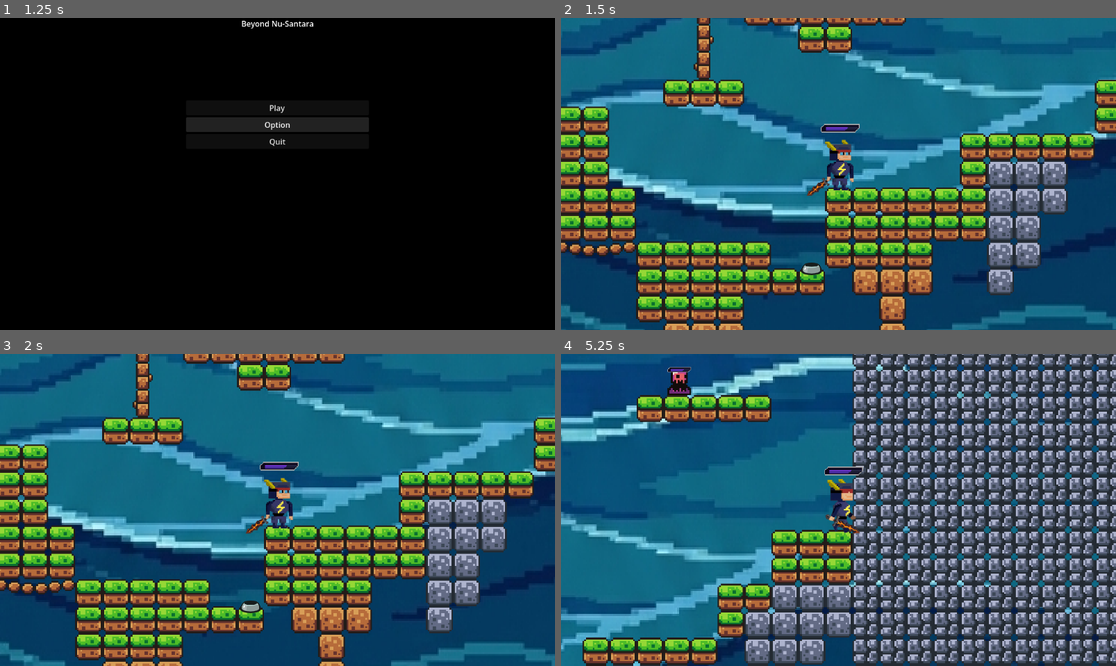
Above: before the commit, frames 1-4 (two rows, left to right).
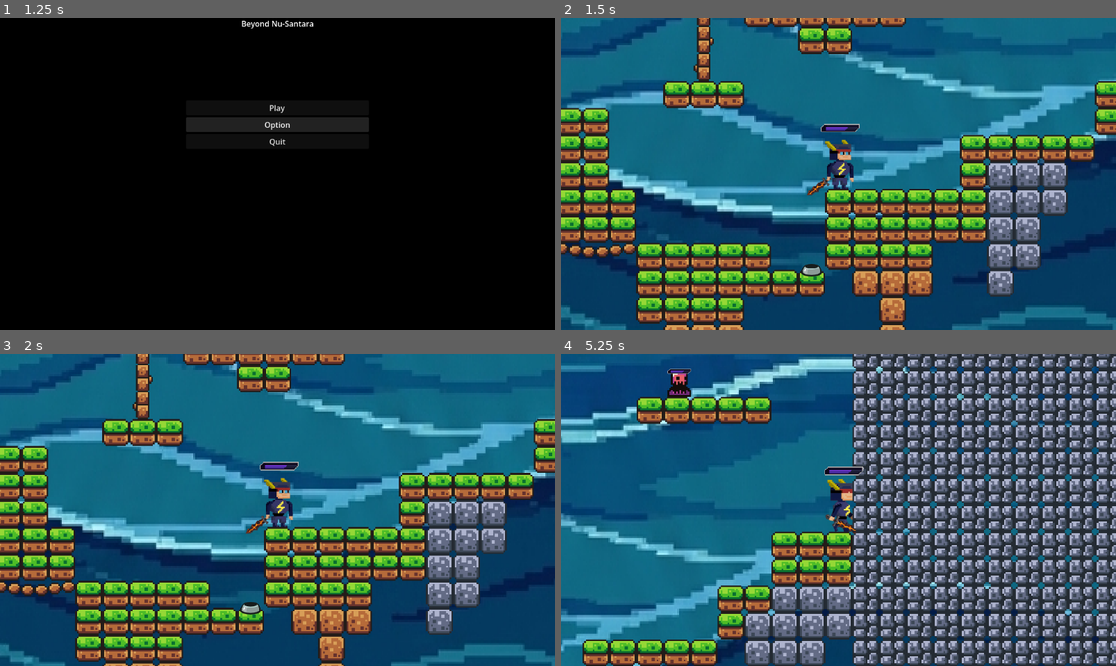
Above: after the commit, the same moments.

Repository: Xist7/Beyond-Nu-Santara
Game: Godot game, scene res://scene/Main menu.tscn
The game is run twice, just before and just after one commit, with the same random seed, the same clock (stepped at 60 frames per second) and the same inputs.
Inputs (mouse positions are in pixels of both pictures, inside the frame that each line leads up to):
- Up to frame 1 (1.25 s): click "Option" at 0.5 s
- Up to frame 2 (1.5 s): click "Play" at 1.25 s
- Up to frame 3 (2 s): no input
- Up to frame 4 (5.25 s): move the mouse to (960, 494) at 2.02 s; hold D (move_right) 2.03-3.53 s; tap W (jump) at 2.1, 2.27, 2.57, 3.02, 3.05, 3.32, 3.6, 4.52, 4.55, 4.82, 5.1 s; move the mouse to (727, 525) at 2.77 s; click (727, 525) at 2.85 s; move the mouse to (894, 441) at 3.52 s; hold A (move_left) 3.53-4.28 s; move the mouse to (810, 572) at 4.27 s; hold D (move_right) from 4.28 s (still down); click (810, 572) at 4.35 s; move the mouse to (1005, 556) at 5.02 s

Frame 1 is identical in both runs. In frame 2, 18% of the frame differs, in the area x 0-100%, y 0-100%; in frame 3, 21%; in frame 4, 30%.

Commit message:
Menambahkan death menu

Diff:
--- a/scene/game.tscn
+++ b/scene/game.tscn
@@ -170,20 +170,66 @@
 [node name="Game" type="Node2D" unique_id=34785512]
 script = ExtResource("1_xlg7c")
 
-[node name="Level1" type="Node2D" parent="." unique_id=109693100]
-
-[node name="Level2" type="Node2D" parent="." unique_id=784069174]
-
-[node name="Player" parent="Level2" unique_id=78743217 instance=ExtResource("1_5kiuu")]
+[node name="Player" parent="." unique_id=78743217 instance=ExtResource("1_5kiuu")]
 position = Vector2(298, 144)
 
-[node name="Camera2D" type="Camera2D" parent="Level2/Player" unique_id=2082477473]
+[node name="Camera2D" type="Camera2D" parent="Player" unique_id=2082477473]
 zoom = Vector2(3.5, 3.5)
 process_callback = 0
 position_smoothing_enabled = true
 position_smoothing_speed = 11.35
 editor_draw_limits = true
 
+[node name="Level1" type="Node2D" parent="." unique_id=109693100]
+
+[node name="Level2" type="Node2D" parent="." unique_id=784069174]
+
+[node name="ParallaxBackground" type="ParallaxBackground" parent="Level2" unique_id=1855063763]
+
+[node name="ParallaxLayer" type="ParallaxLayer" parent="Level2/ParallaxBackground" unique_id=240415858]
+motion_scale = Vector2(0.76, 0.76)
+motion_offset = Vector2(0.17, 0)
+
+[node name="Sprite2D" type="Sprite2D" parent="Level2/ParallaxBackground/ParallaxLayer" unique_id=1642704461]
+position = Vector2(295.00003, -494.00003)
+scale = Vector2(0.88833344, 1.235465)
+texture = ExtResource("9_17rxn")
+
+[node name="ParallaxLayer2" type="ParallaxLayer" parent="Level2/ParallaxBackground" unique_id=1573582435]
+motion_scale = Vector2(0.425, 0.425)
+motion_offset = Vector2(0.17, 0)
+
+[node name="Sprite2D" type="Sprite2D" parent="Level2/ParallaxBackground/ParallaxLayer2" unique_id=1161545749]
+position = Vector2(266, -426)
+scale = Vector2(0.88833344, 0.88833344)
+texture = ExtResource("10_sng2h")
+
+[node name="ParallaxLayer3" type="ParallaxLayer" parent="Level2/ParallaxBackground" unique_id=1567777480]
+motion_scale = Vector2(0.52, 0.52)
+motion_offset = Vector2(0.17, 0)
+
+[node name="Sprite2D" type="Sprite2D" parent="Level2/ParallaxBackground/ParallaxLayer3" unique_id=1746081028]
+position = Vector2(274, -524.00006)
+scale = Vector2(0.99663585, 1.8316511)
+texture = ExtResource("11_5g16k")
+
+[node name="ParallaxLayer4" type="ParallaxLayer" parent="Level2/ParallaxBackground" unique_id=529352466]
+motion_scale = Vector2(0.89, 0.89)
+motion_offset = Vector2(0.17, 0)
+
+[node name="Sprite2D" type="Sprite2D" parent="Level2/ParallaxBackground/ParallaxLayer4" unique_id=258637442]
+position = Vector2(272, -243.00002)
+scale = Vector2(1.1170063, 1.1170062)
+texture = ExtResource("12_81276")
+
+[node name="ParallaxLayer5" type="ParallaxLayer" parent="Level2/ParallaxBackground" unique_id=1134674172]
+motion_scale = Vector2(0.36, 0.36)
+motion_offset = Vector2(0.17, 0)
+
+[node name="Sprite2D" type="Sprite2D" parent="Level2/ParallaxBackground/ParallaxLayer5" unique_id=681478093]
+position = Vector2(266.50003, -161.99994)
+scale = Vector2(0.88833344, 0.88833344)
+
 [node name="TileLayer" type="TileMapLayer" parent="Level2" unique_id=1966963126]
 use_parent_material = true
 position = Vector2(2, 64)
@@ -320,48 +366,47 @@
 stream = ExtResource("7_qpk70")
 autoplay = true
 
-[node name="ParallaxBackground" type="ParallaxBackground" parent="." unique_id=1855063763]
-
-[node name="ParallaxLayer" type="ParallaxLayer" parent="ParallaxBackground" unique_id=240415858]
-motion_scale = Vector2(0.76, 0.76)
-motion_offset = Vector2(0.17, 0)
-
-[node name="Sprite2D" type="Sprite2D" parent="ParallaxBackground/ParallaxLayer" unique_id=1642704461]
-position = Vector2(295.00003, -494.00003)
-scale = Vector2(0.88833344, 1.235465)
-texture = ExtResource("9_17rxn")
-
-[node name="ParallaxLayer2" type="ParallaxLayer" parent="ParallaxBackground" unique_id=1573582435]
-motion_scale = Vector2(0.425, 0.425)
-motion_offset = Vector2(0.17, 0)
-
-[node name="Sprite2D" type="Sprite2D" parent="ParallaxBackground/ParallaxLayer2" unique_id=1161545749]
-position = Vector2(266, -426)
-scale = Vector2(0.88833344, 0.88833344)
-texture = ExtResource("10_sng2h")
-
-[node name="ParallaxLayer3" type="ParallaxLayer" parent="ParallaxBackground" unique_id=1567777480]
-motion_scale = Vector2(0.52, 0.52)
-motion_offset = Vector2(0.17, 0)
-
-[node name="Sprite2D" type="Sprite2D" parent="ParallaxBackground/ParallaxLayer3" unique_id=1746081028]
-position = Vector2(274, -524.00006)
-scale = Vector2(0.99663585, 1.8316511)
-texture = ExtResource("11_5g16k")
-
-[node name="ParallaxLayer4" type="ParallaxLayer" parent="ParallaxBackground" unique_id=529352466]
-motion_scale = Vector2(0.89, 0.89)
-motion_offset = Vector2(0.17, 0)
-
-[node name="Sprite2D" type="Sprite2D" parent="ParallaxBackground/ParallaxLayer4" unique_id=258637442]
-position = Vector2(272, -243.00002)
-scale = Vector2(1.1170063, 1.1170062)
-texture = ExtResource("12_81276")
-
-[node name="ParallaxLayer5" type="ParallaxLayer" parent="ParallaxBackground" unique_id=1134674172]
-motion_scale = Vector2(0.36, 0.36)
-motion_offset = Vector2(0.17, 0)
-
-[node name="Sprite2D" type="Sprite2D" parent="ParallaxBackground/ParallaxLayer5" unique_id=681478093]
-position = Vector2(266.50003, -161.99994)
-scale = Vector2(0.88833344, 0.88833344)
+[node name="DeathMenu" type="CanvasLayer" parent="." unique_id=416095937]
+
+[node name="Menu" type="Control" parent="DeathMenu" unique_id=676761277]
+visible = false
+layout_mode = 3
+anchors_preset = 15
+anchor_right = 1.0
+anchor_bottom = 1.0
+offset_left = 1.0
+offset_top = 1.0
+offset_right = 1.0
+offset_bottom = 1.0
+grow_horizontal = 2
+grow_vertical = 2
+
+[node name="VBoxContainer" type="VBoxContainer" parent="DeathMenu/Menu" unique_id=1570498091]
+layout_mode = 1
+anchors_preset = 8
+anchor_left = 0.5
+anchor_top = 0.5
+anchor_right = 0.5
+anchor_bottom = 0.5
+offset_left = -250.0
+offset_top = -46.5
+offset_right = 250.0
+offset_bottom = 46.5
+grow_horizontal = 2
+grow_vertical = 2
+
+[node name="Label" type="Label" parent="DeathMenu/Menu/VBoxContainer" unique_id=192698699]
+layout_mode = 2
+text = "You Died"
+horizontal_alignment = 1
+
+[node name="Button" type="Button" parent="DeathMenu/Menu/VBoxContainer" unique_id=242347713]
+layout_mode = 2
+text = "Respawn"
+
+[node name="Button2" type="Button" parent="DeathMenu/Menu/VBoxContainer" unique_id=1116868458]
+layout_mode = 2
+text = "Main Menu"
+
+[connection signal="pressed" from="DeathMenu/Menu/VBoxContainer/Button" to="." method="_on_button_pressed"]
+[connection signal="pressed" from="DeathMenu/Menu/VBoxContainer/Button2" to="." method="_on_button_2_pressed"]
--- a/scene/player.tscn
+++ b/scene/player.tscn
@@ -1,7 +1,6 @@
 [gd_scene format=3 uid="uid://bsgcv45hutcv6"]
 
 [ext_resource type="Script" uid="uid://bf0xgrkav6wy8" path="res://script/player.gd" id="1_hjaqi"]
-[ext_resource type="Texture2D" uid="uid://racm8m112sco" path="res://asset/sprites/knight.png" id="1_xo3ru"]
 [ext_resource type="Texture2D" uid="uid://dalmeabxx16f1" path="res://asset/sprites/Navara Ucup-idle.png" id="2_oh5ij"]
 [ext_resource type="Texture2D" uid="uid://by75jyjgkw4kd" path="res://asset/sprites/antihero-healthbar_Background.png" id="3_ct4mp"]
 [ext_resource type="Texture2D" uid="uid://b4xd5flpwdy5v" path="res://asset/sprites/Navara Ucup-walk.png" id="4_hp4bs"]
@@ -26,34 +25,6 @@
 [sub_resource type="AtlasTexture" id="AtlasTexture_dk1vr"]
 atlas = ExtResource("2_oh5ij")
 region = Rect2(256, 512, 256, 256)
-
-[sub_resource type="AtlasTexture" id="AtlasTexture_kk4ol"]
-atlas = ExtResource("1_xo3ru")
-region = Rect2(32, 160, 32, 32)
-
-[sub_resource type="AtlasTexture" id="AtlasTexture_4reak"]
-atlas = ExtResource("1_xo3ru")
-region = Rect2(64, 160, 32, 32)
-
-[sub_resource type="AtlasTexture" id="AtlasTexture_wt23p"]
-atlas = ExtResource("1_xo3ru")
-region = Rect2(96, 160, 32, 32)
-
-[sub_resource type="AtlasTexture" id="AtlasTexture_k8m7u"]
-atlas = ExtResource("1_xo3ru")
-region = Rect2(128, 160, 32, 32)
-
-[sub_resource type="AtlasTexture" id="AtlasTexture_qucqc"]
-atlas = ExtResource("1_xo3ru")
-region = Rect2(160, 160, 32, 32)
-
-[sub_resource type="AtlasTexture" id="AtlasTexture_xsw3c"]
-atlas = ExtResource("1_xo3ru")
-region = Rect2(192, 160, 32, 32)
-
-[sub_resource type="AtlasTexture" id="AtlasTexture_l1uwf"]
-atlas = ExtResource("1_xo3ru")
-region = Rect2(224, 160, 32, 32)
 
 [sub_resource type="AtlasTexture" id="AtlasTexture_34jf3"]
 atlas = ExtResource("4_hp4bs")
@@ -103,32 +74,6 @@
 }, {
 "frames": [{
 "duration": 1.0,
-"texture": SubResource("AtlasTexture_kk4ol")
-}, {
-"duration": 1.0,
-"texture": SubResource("AtlasTexture_4reak")
-}, {
-"duration": 1.0,
-"texture": SubResource("AtlasTexture_wt23p")
-}, {
-"duration": 1.0,
-"texture": SubResource("AtlasTexture_k8m7u")
-}, {
-"duration": 1.0,
-"texture": SubResource("AtlasTexture_qucqc")
-}, {
-"duration": 1.0,
-"texture": SubResource("AtlasTexture_xsw3c")
-}, {
-"duration": 1.0,
-"texture": SubResource("AtlasTexture_l1uwf")
-}],
-"loop": 1,
-"name": &"jump",
-"speed": 5.0
-}, {
-"frames": [{
-"duration": 1.0,
 "texture": SubResource("AtlasTexture_34jf3")
 }, {
 "duration": 1.0,
@@ -156,20 +101,17 @@
 height = 20.0
 
 [node name="Player" type="CharacterBody2D" unique_id=2049280308]
-position = Vector2(16, 28)
 script = ExtResource("1_hjaqi")
 
 [node name="AnimatedSprite2D" type="AnimatedSprite2D" parent="." unique_id=1101836241]
-z_index = 1
 position = Vector2(2.3841858e-07, -4.999999)
 scale = Vector2(0.18734375, 0.18734375)
 sprite_frames = SubResource("SpriteFrames_oh5ij")
-animation = &"walk"
+animation = &"Idle"
 autoplay = "Idle"
-frame_progress = 0.16781119
 
 [node name="CollisionShape2D" type="CollisionShape2D" parent="." unique_id=1108710953]
-position = Vector2(1, -1)
+position = Vector2(1, 0)
 shape = SubResource("CapsuleShape2D_pk8el")
 
 [node name="PlayerHP" type="TextureProgressBar" parent="." unique_id=1343490975]
@@ -187,4 +129,4 @@
 metadata/_edit_use_anchors_ = true
 
 [node name="Projectile" type="Marker2D" parent="." unique_id=227916686]
-position = Vector2(5, -22)
+position = Vector2(5, -16)
--- a/script/Game.gd
+++ b/script/Game.gd
@@ -6,20 +6,31 @@
 func _ready():
 	show_level(2)
 
-func show_level(stage):
+func show_level(level):
 	$Level1.visible = false
 	$Level2.visible = false
 	$Level3.visible = false
 	$Level4.visible = false
 	$Level5.visible = false
 
-	if stage == 1:
+	if level == 1:
 		$Level1.visible = true
-	if stage == 2:
+	if level == 2:
 		$Level2.visible = true
-	if stage == 3:
+	if level == 3:
 		$Level3.visible = true
-	if stage == 4:
+	if level == 4:
 		$Level4.visible = true
-	if stage == 5:
+	if level == 5:
 		$Level5.visible = true
+
+func show_death_menu():
+	$DeathMenu/Menu.visible = true
+
+func _on_button_pressed() -> void:
+	$DeathMenu/Menu.visible = false
+	$Player.respawn()
+	$Player.set_physics_process(true)
+
+func _on_button_2_pressed() -> void:
+	get_tree().change_scene_to_file("res://scene/Main menu.tscn")
--- a/script/player.gd
+++ b/script/player.gd
@@ -66,7 +66,7 @@
 		if Input.is_action_just_pressed("shoot"):
 			shoot()
 
-	# Panggil update animasi (pakai velocity.x agar akurat)
+
 	_update_animation(abs(velocity.x) > 1.0)
 
 	move_and_slide()
@@ -93,19 +93,22 @@
 	CURRENT_HP_PLAYER -= amount
 	hp_bar.value = CURRENT_HP_PLAYER
 	apply_knockback(damage_source_position)
+
 	if CURRENT_HP_PLAYER <= 0:
 		die()
 
 func die() -> void:
 	print("You died")
-	respawn()
+	set_physics_process(false)
+	get_tree().current_scene.show_death_menu()
 
 func respawn() -> void:
 	CURRENT_HP_PLAYER = MAX_HP_PLAYER
-	hp_bar.value = CURRENT_HP_PLAYER # <-- Reset tampilan bar saat respawn
+	hp_bar.value = CURRENT_HP_PLAYER
 	velocity = Vector2.ZERO
 	global_position = spawn_point
 	print("You Respawn")
+
 
 func apply_knockback(source_pos: Vector2) -> void:
 	is_knockedback = true
